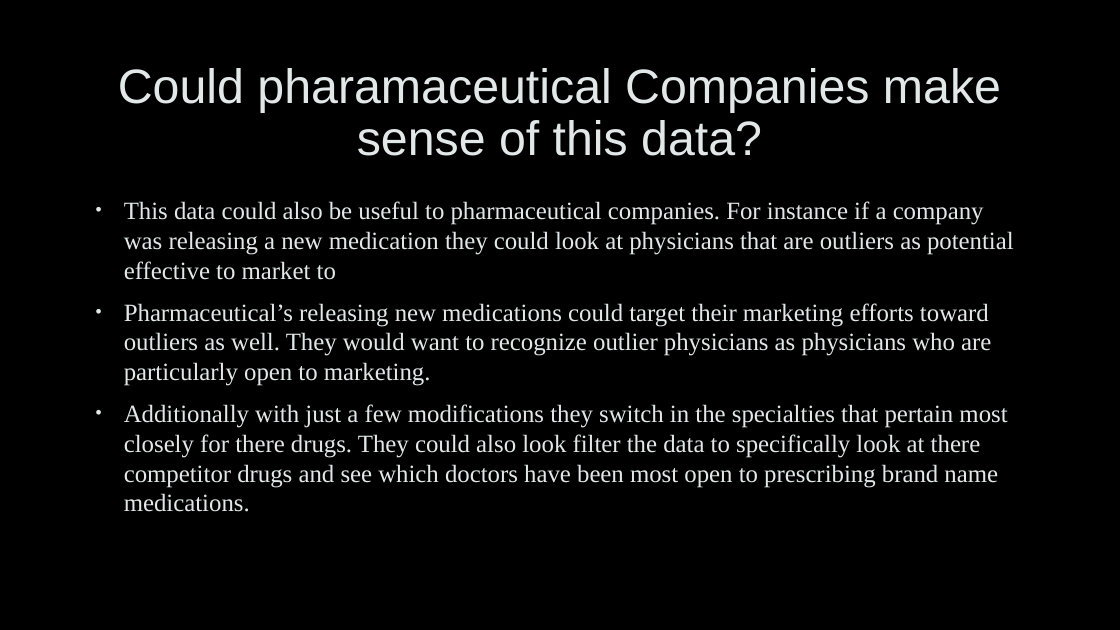
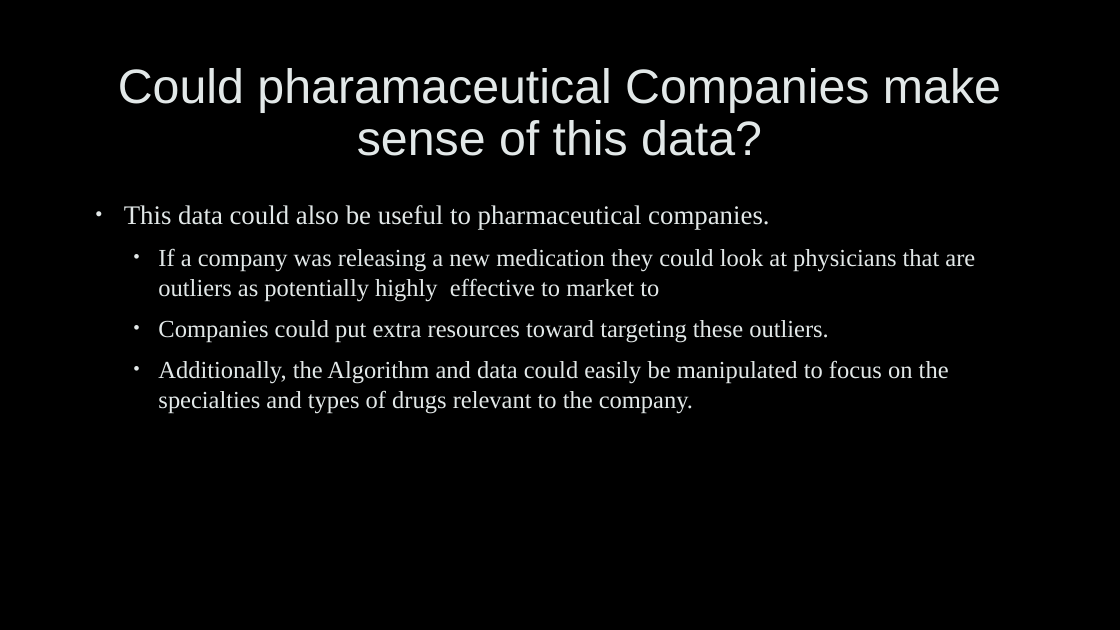
Before and after one commit to spiegelcolorado/Capstone-2-Final, a slide deck: slide 11 of Medicare_Rx_Slides.pptx (slide 12 before the commit). Drawn at 1120x630 pixels with LibreOffice and Linux fonts; fonts in the diff are those of the drawing; background and template pictures are left out. Boxes give left, top, right and bottom in pixels: in the first picture for what was removed or moved away, otherwise in the second. Text is boxed around its words. In the diff, an @@ line names an element or a change of style, - is before the commit and + after.

```diff
--- a/Medicare_Rx_Slides.pptx
+++ b/Medicare_Rx_Slides.pptx
@@ text at [124,205,975,413]: text changed; size 21.3 to 21 pt @@
-• This data could also be useful to pharmaceutical companies. For instance if a company was releasing a new medication they could look at physicians that are outliers as potential effective to market to
-• Pharmaceutical’s releasing new medications could target their marketing efforts toward outliers as well. They would want to recognize outlier physicians as physicians who are particularly open to marketing.
-• Additionally with just a few modifications they switch in the specialties that pertain most closely for there drugs. They could also look filter the data to specifically look at there competitor drugs and see which doctors have been most open to prescribing brand name medications.
+• This data could also be useful to pharmaceutical companies.
+  • If a company was releasing a new medication they could look at physicians that are outliers as potentially highly effective to market to
+  • Companies could put extra resources toward targeting these outliers.
+  • Additionally, the Algorithm and data could easily be manipulated to focus on the specialties and types of drugs relevant to the company.
```
Also in this commit, not shown: 5 other slides changed, 1 slide removed.
